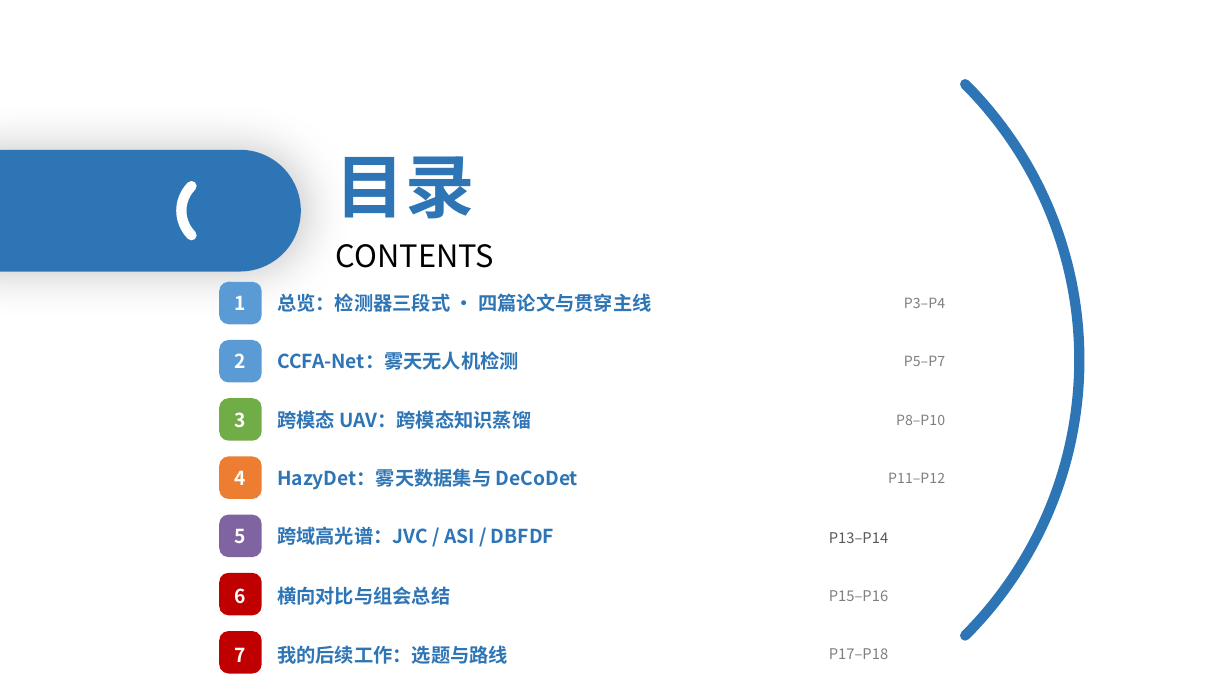
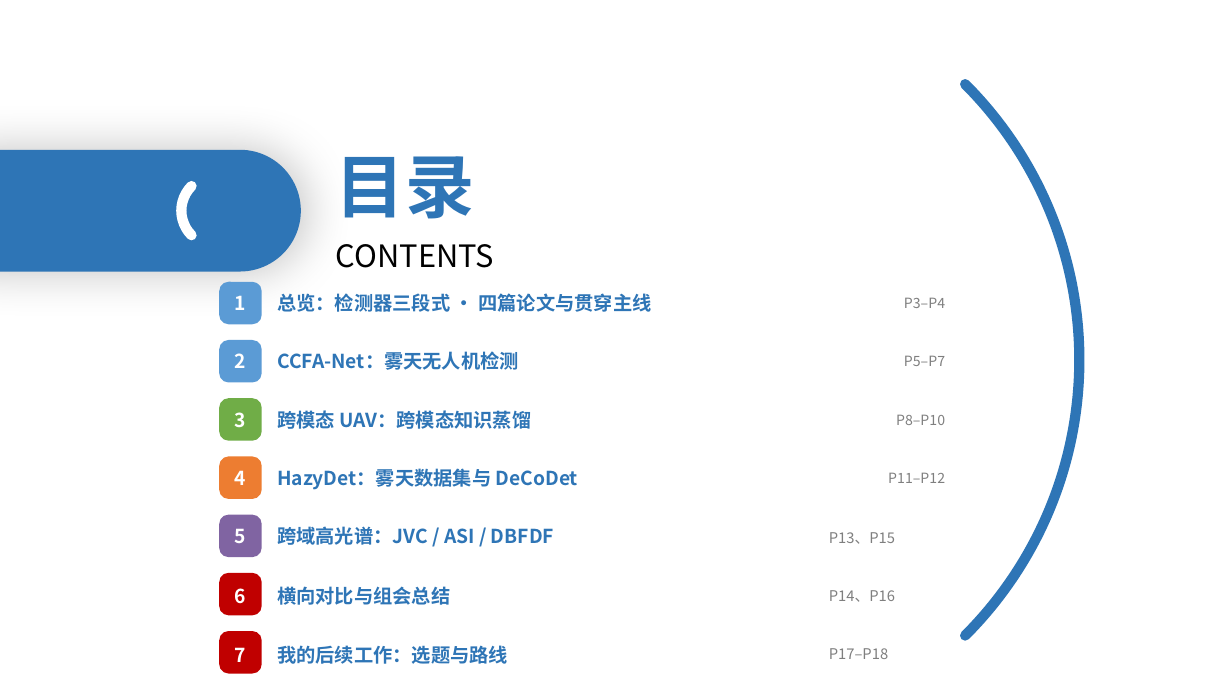
Before and after one commit to 139876/paper-notes, a slide deck: slide 2 of 论文精读/3-HazyDet精读/附件/四篇论文-组会汇报.pptx. Drawn at 1232x693 pixels with LibreOffice and Linux fonts; fonts in the diff are those of the drawing. Boxes give left, top, right and bottom in pixels: in the first picture for what was removed or moved away, otherwise in the second. Text is boxed around its words. In the diff, an @@ line names an element or a change of style, - is before the commit and + after.

```diff
--- a/论文精读/3-HazyDet精读/附件/四篇论文-组会汇报.pptx
+++ b/论文精读/3-HazyDet精读/附件/四篇论文-组会汇报.pptx
@@ text at <box>829,532,895,544</box>: text changed; text colour #595959 to #7F7F7F @@
-P13–P14
+P13、P15
@@ text at <box>829,590,895,602</box>: text changed @@
-P15–P16
+P14、P16
```
Also in this commit, not shown: 1 other slide changed.
